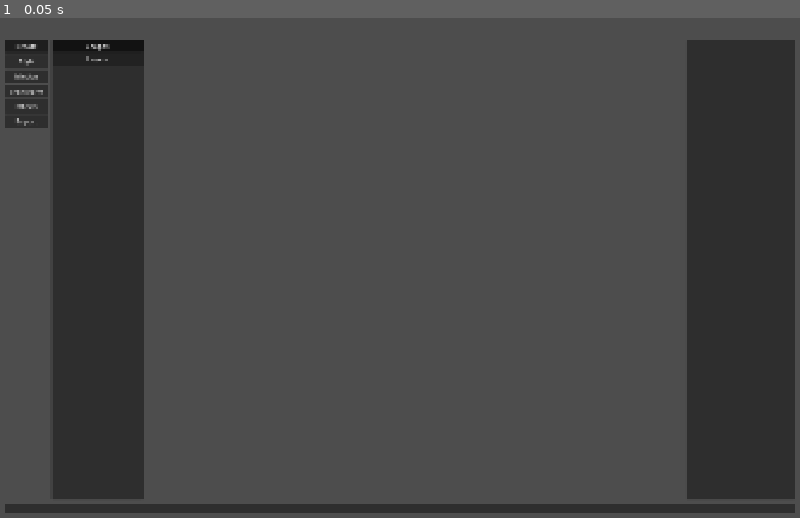
Above: before the commit, frame 1.
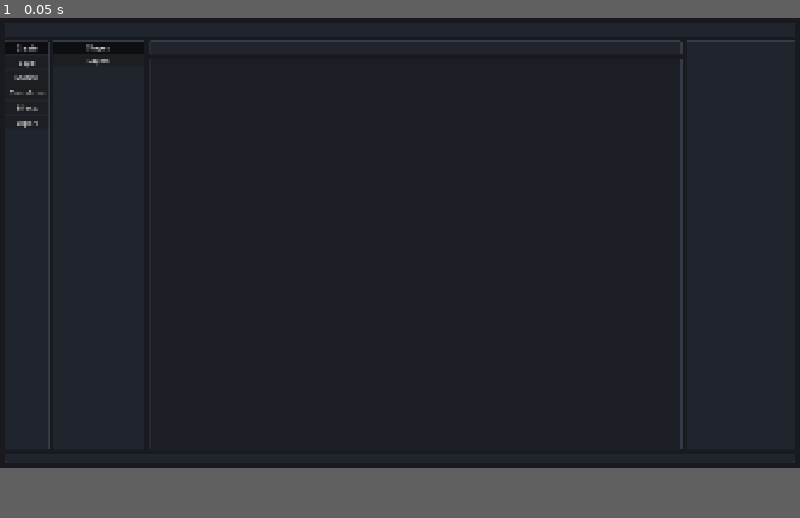
Above: after the commit, the same moment.

Repository: umut144/PolyPixar
Game: Godot game, scene res://scenes/main.tscn
Same seed, same stepped clock (60 frames per second), same inputs: the game is played once before the commit and once after it.
Inputs:
- Up to frame 1 (0.05 s): no input
The window is 800x500 before the commit and 800x450 after it. Grey fills any space a smaller window leaves; there, only what the larger window draws over its background counts as a difference.

The runs differ from the first frame. In frame 1, 71% of the frame differs, in the area x 0-100%, y 0-99%.

Commit message:
refactor: use full hd panel layout

Diff:
--- a/project.godot
+++ b/project.godot
@@ -17,11 +17,11 @@
 [display]
 
 window/size/viewport_width=1920
-window/size/viewport_height=1200
+window/size/viewport_height=1080
 window/size/window_width_override=1920
 window/size/window_height_override=1080
 window/stretch/mode="canvas_items"
-window/stretch/aspect="keep"
+window/stretch/aspect="expand"
 
 [dotnet]
 
--- a/scripts/main.gd
+++ b/scripts/main.gd
@@ -14,6 +14,12 @@
 
 
 func _build_ui() -> void:
+	var background := ColorRect.new()
+	background.color = Color("#181a1f")
+	background.mouse_filter = Control.MOUSE_FILTER_IGNORE
+	background.set_anchors_and_offsets_preset(Control.PRESET_FULL_RECT)
+	add_child(background)
+
 	var root_margin := MarginContainer.new()
 	root_margin.set_anchors_and_offsets_preset(Control.PRESET_FULL_RECT)
 	root_margin.add_theme_constant_override("margin_left", 12)
@@ -26,19 +32,24 @@
 	main_layout.add_theme_constant_override("separation", 8)
 	root_margin.add_child(main_layout)
 
+	var toolbar_panel := _create_panel()
+	main_layout.add_child(toolbar_panel)
 	var toolbar := HBoxContainer.new()
 	toolbar.custom_minimum_size = Vector2(0, 32)
-	main_layout.add_child(toolbar)
+	toolbar_panel.add_child(toolbar)
 
 	var workspace_row := HBoxContainer.new()
 	workspace_row.size_flags_vertical = Control.SIZE_EXPAND_FILL
 	workspace_row.add_theme_constant_override("separation", 8)
 	main_layout.add_child(workspace_row)
 
+	var module_rail_panel := _create_panel(Color("#20242c"))
+	module_rail_panel.custom_minimum_size = Vector2(104, 0)
+	workspace_row.add_child(module_rail_panel)
 	var module_rail := VBoxContainer.new()
 	module_rail.custom_minimum_size = Vector2(104, 0)
 	module_rail.add_theme_constant_override("separation", 4)
-	workspace_row.add_child(module_rail)
+	module_rail_panel.add_child(module_rail)
 	create_button = _add_module_button(module_rail, "Create", true)
 	for module_name in INACTIVE_MODULES:
 		_add_module_button(module_rail, module_name, false)
@@ -49,7 +60,7 @@
 	workspace_split.split_offset = 220
 	workspace_row.add_child(workspace_split)
 
-	var outliner_panel := PanelContainer.new()
+	var outliner_panel := _create_panel()
 	outliner_panel.custom_minimum_size = Vector2(180, 0)
 	workspace_split.add_child(outliner_panel)
 	var outliner_scroll := ScrollContainer.new()
@@ -73,22 +84,42 @@
 	canvas_column.add_theme_constant_override("separation", 8)
 	canvas_split.add_child(canvas_column)
 
+	var action_bar_panel := _create_panel()
+	canvas_column.add_child(action_bar_panel)
 	var action_bar := HBoxContainer.new()
 	action_bar.custom_minimum_size = Vector2(0, 32)
-	canvas_column.add_child(action_bar)
+	action_bar_panel.add_child(action_bar)
 
+	var canvas_panel := _create_panel(Color("#1b1e24"))
+	canvas_panel.size_flags_horizontal = Control.SIZE_EXPAND_FILL
+	canvas_panel.size_flags_vertical = Control.SIZE_EXPAND_FILL
+	canvas_column.add_child(canvas_panel)
 	var canvas := Control.new()
 	canvas.size_flags_horizontal = Control.SIZE_EXPAND_FILL
 	canvas.size_flags_vertical = Control.SIZE_EXPAND_FILL
-	canvas_column.add_child(canvas)
+	canvas_panel.add_child(canvas)
 
-	var inspector_panel := PanelContainer.new()
+	var inspector_panel := _create_panel()
 	inspector_panel.custom_minimum_size = Vector2(260, 0)
 	canvas_split.add_child(inspector_panel)
 
-	var status_bar := PanelContainer.new()
+	var status_bar := _create_panel()
 	status_bar.custom_minimum_size = Vector2(0, 24)
 	main_layout.add_child(status_bar)
+
+
+func _create_panel(background_color := Color("#20242c")) -> PanelContainer:
+	var panel := PanelContainer.new()
+	var style := StyleBoxFlat.new()
+	style.bg_color = background_color
+	style.border_color = Color("#363d48")
+	style.set_border_width_all(1)
+	style.corner_radius_top_left = 2
+	style.corner_radius_top_right = 2
+	style.corner_radius_bottom_right = 2
+	style.corner_radius_bottom_left = 2
+	panel.add_theme_stylebox_override("panel", style)
+	return panel
 
 
 func _add_module_button(parent: Container, text: String, is_active: bool) -> Button:
Not shown, changed: AI_CONTEXT.md
Not shown, changed: ARCHITECTURE.md
